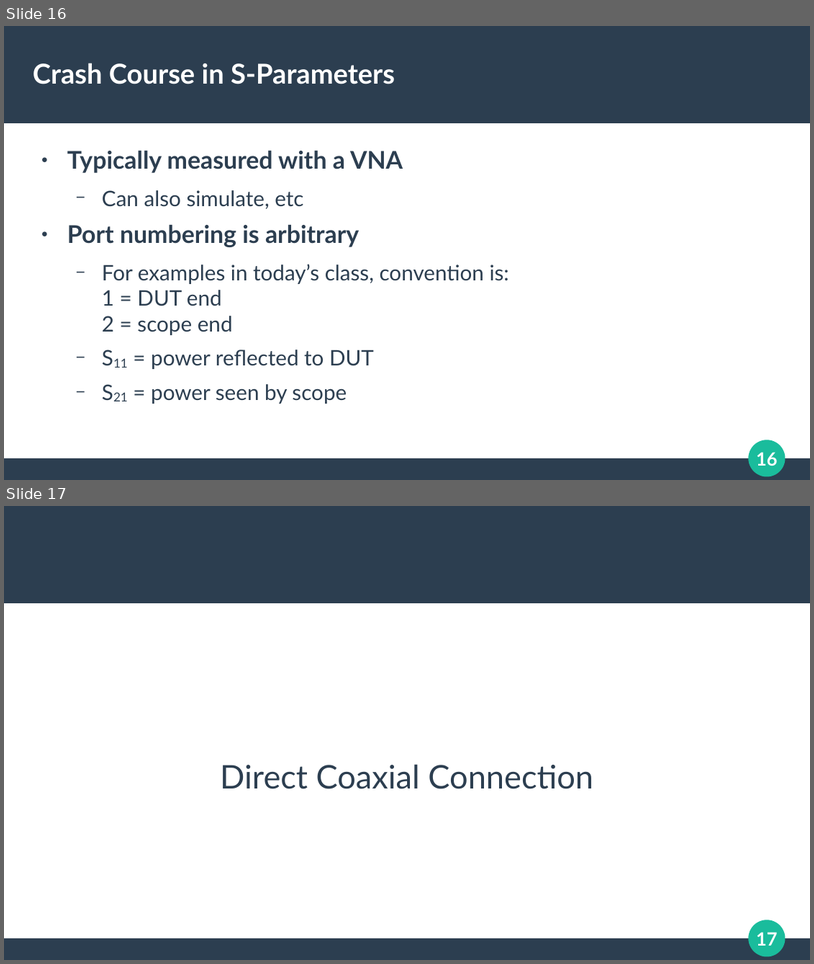
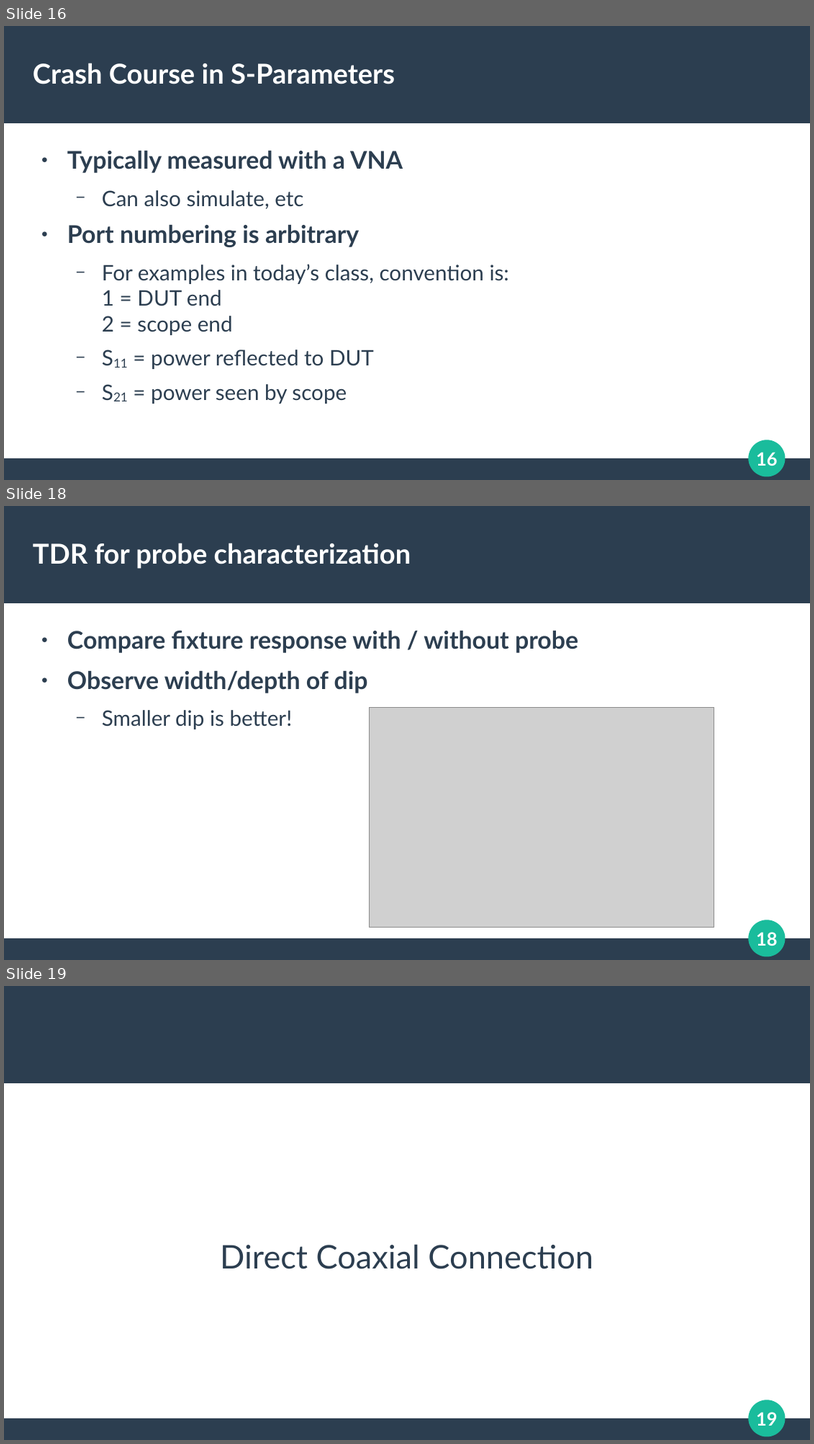
Before and after one commit to azonenberg/electronics-training, a slide deck: oscilloscope-probing/sec01-opener.odp. Shown one above the other, each under a label of ours: slides 16 and 17 before the commit, slides 16, 18 and 19 after it; the slides between them are not shown. The pictures are 814x964 and 814x1444 pixels, drawn with LibreOffice and Linux fonts; fonts in the diff are those of the drawing; grey boxes stand for pictures. Boxes give left, top, right and bottom in pixels: in the first picture for what was removed or moved away, otherwise in the second. Text is boxed around its words. In the diff, an @@ line names an element or a change of style, - is before the commit and + after.

Commit message:
Started adding TDR response data

```diff
--- a/oscilloscope-probing/sec01-opener.odp
+++ b/oscilloscope-probing/sec01-opener.odp
@@ slide 18 added at [4,506,810,960], background #FFFFFF; not listed: 4 template elements that a slide beside it also shows @@
@@ title added at [33,543,412,569], 27 pt, text #FFFFFF, bold @@
+TDR for probe characterization
@@ text added at [67,630,579,729], 24 pt, text #2C3E50, bold @@
+● Compare fixture response with / without probe
+● Observe width/depth of dip
+  − Smaller dip is better!
@@ picture added at [370,707,715,926] @@
@@ what was slide 17 is now slide 19 @@
@@ page number at [756,1412,777,1425]: text changed @@
-17
+19
```
Also in this commit, not shown: 1 other slide added, 43 other files.
